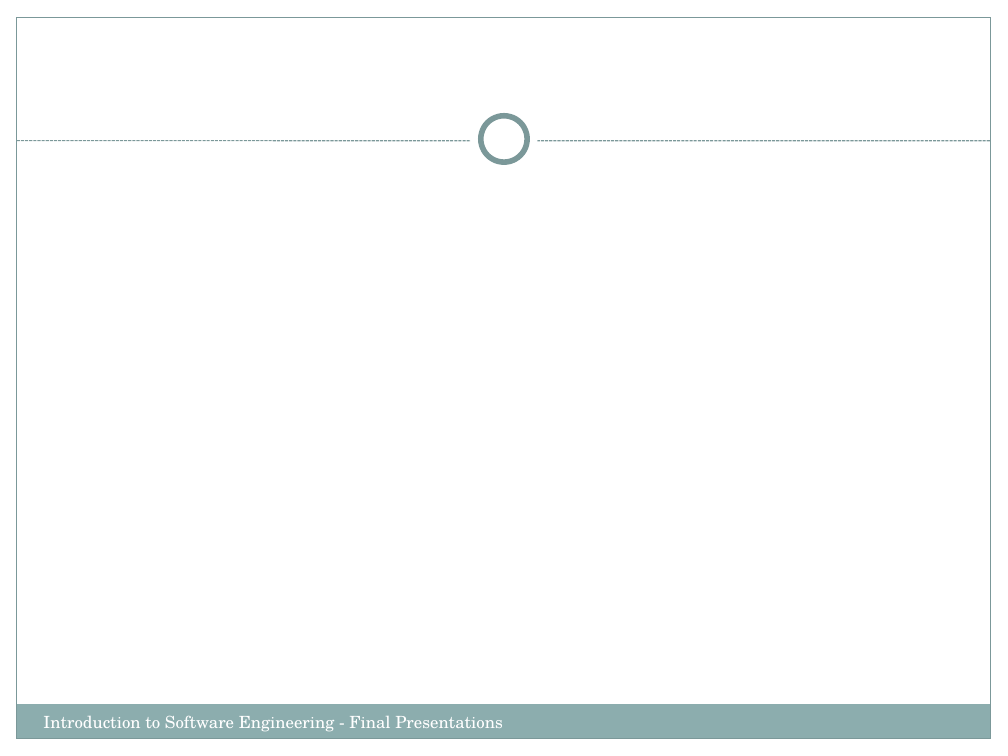
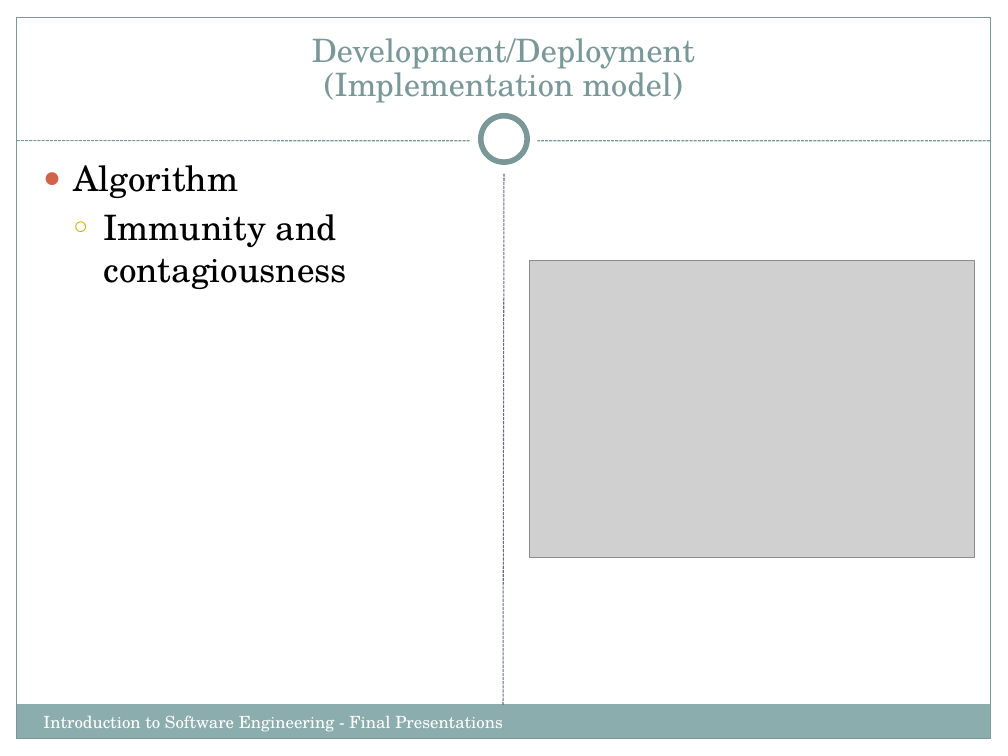
Before and after one commit to Cyber-Punk-REAS/the_project, a slide deck: slide 18 of IntroSWEng.FinalPresentations.pptx (slide 15 before the commit). Drawn at 1008x756 pixels with LibreOffice and Linux fonts; fonts in the diff are those of the drawing; grey boxes stand for pictures. Boxes give left, top, right and bottom in pixels: in the first picture for what was removed or moved away, otherwise in the second. Text is boxed around its words. In the diff, an @@ line names an element or a change of style, - is before the commit and + after.

```diff
--- a/IntroSWEng.FinalPresentations.pptx
+++ b/IntroSWEng.FinalPresentations.pptx
@@ title added at [312, 38, 695, 103], 23 pt, text #7C999A @@
+Development/Deployment
+(Implementation model)
@@ text added at [73, 165, 347, 289], 25 pt, text #000000 @@
+● Algorithm
+  ○ Immunity and contagiousness
@@ line added from (503, 705) to (504, 173), #646B86 0.75 pt dashed @@
@@ picture added at [529, 261, 975, 558] @@
```
Also in this commit, not shown: 13 other slides changed, 1 slide added, 1 slide removed.
